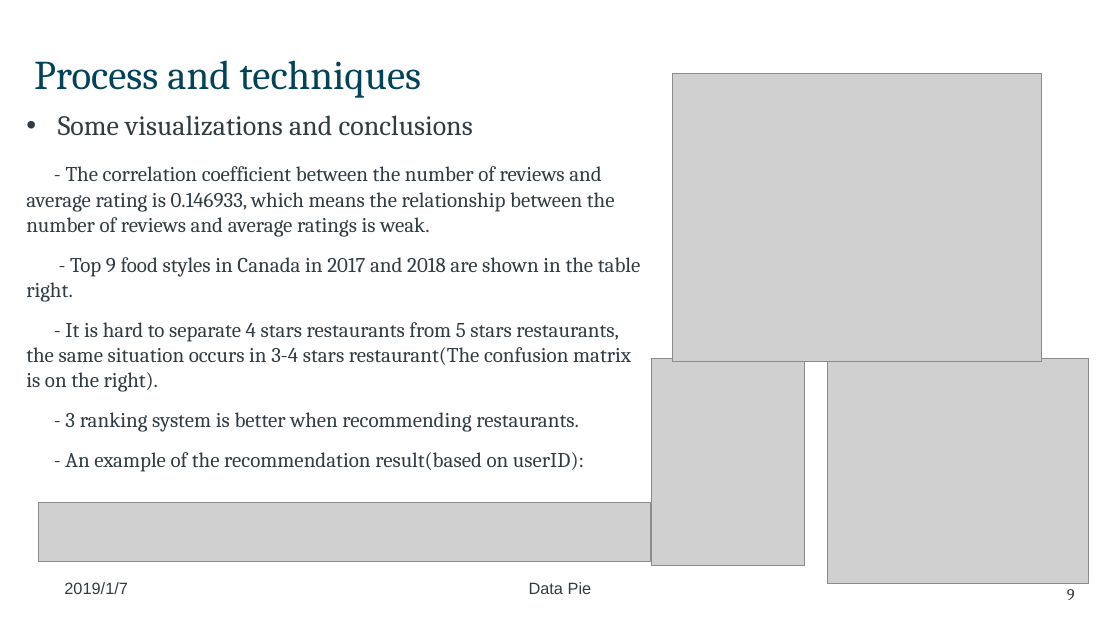
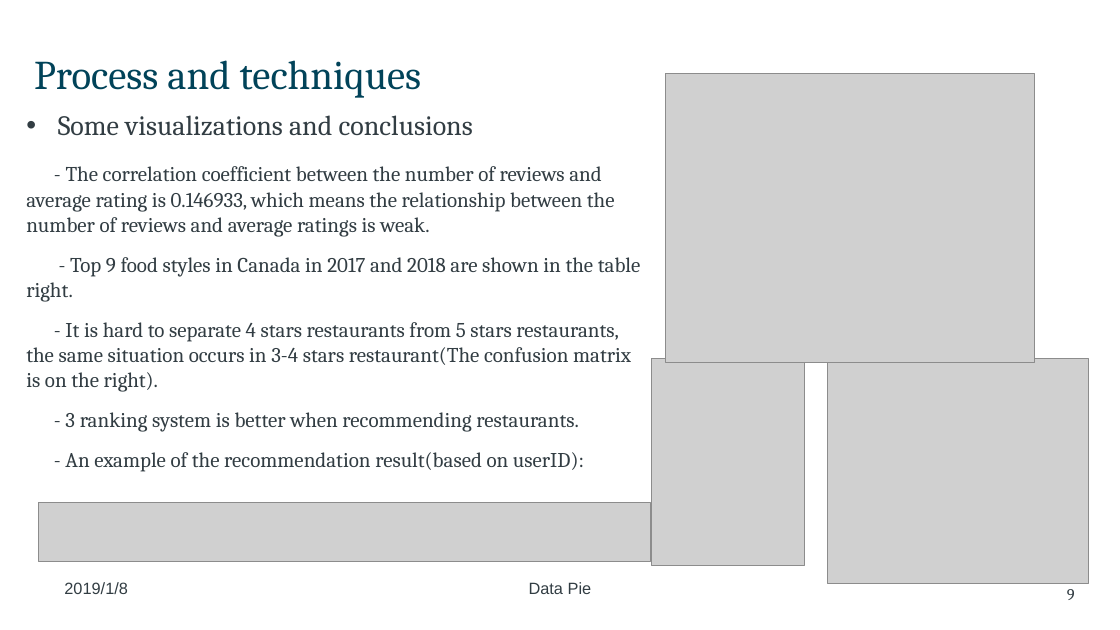
Before and after one commit to DataPieeeee/restaurant-recomendation-system, a slide deck: slide 9 of Data pie-Group Project-01.07.pptx. Drawn at 1120x630 pixels with LibreOffice and Linux fonts; fonts in the diff are those of the drawing; grey boxes stand for pictures; background and template pictures are left out. Boxes give left, top, right and bottom in pixels: in the first picture for what was removed or moved away, otherwise in the second. Text is boxed around its words. In the diff, an @@ line names an element or a change of style, - is before the commit and + after.

```diff
--- a/Data pie-Group Project-01.07.pptx
+++ b/Data pie-Group Project-01.07.pptx
@@ picture: place and size @@
-picture at (672,73,1041,361)
+picture at (665,74,1034,362)
@@ text at (64,582,128,594): text changed @@
-2019/1/7
+2019/1/8
```
Also in this commit, not shown: 7 other slides changed, 1 other file.
